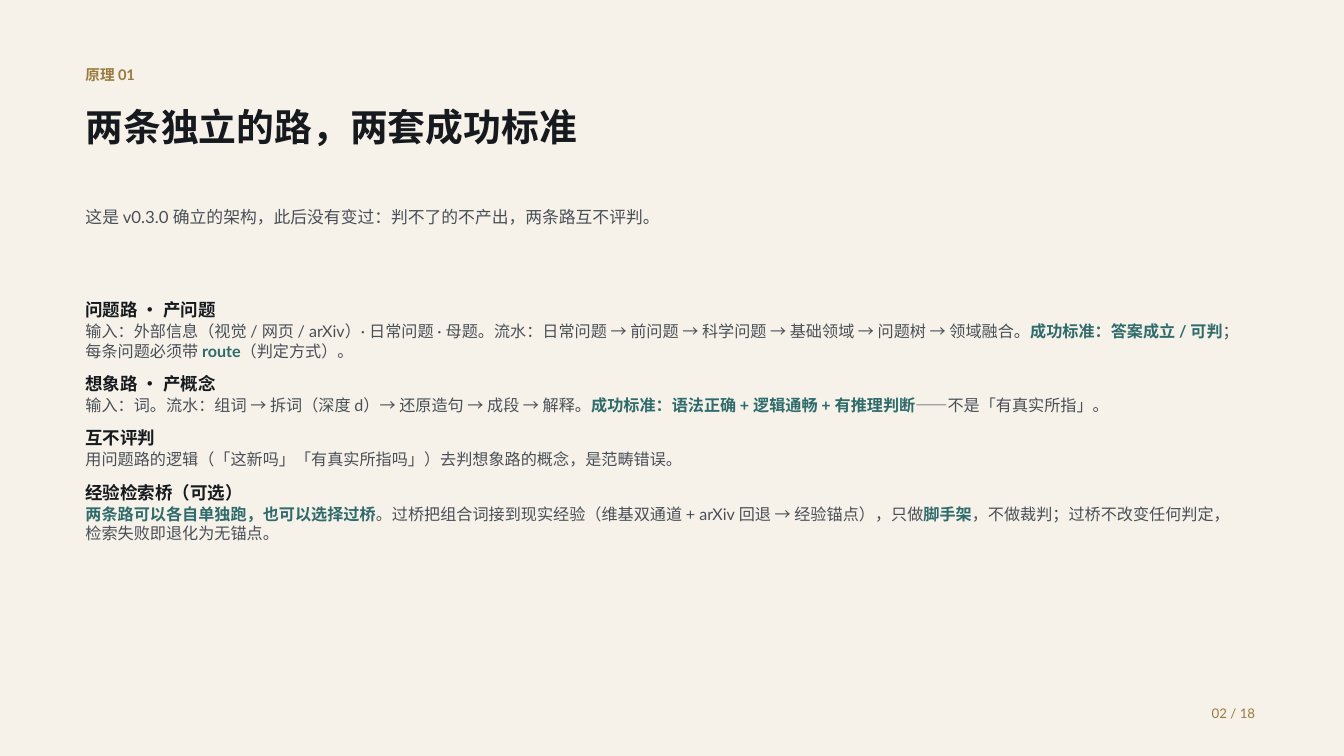
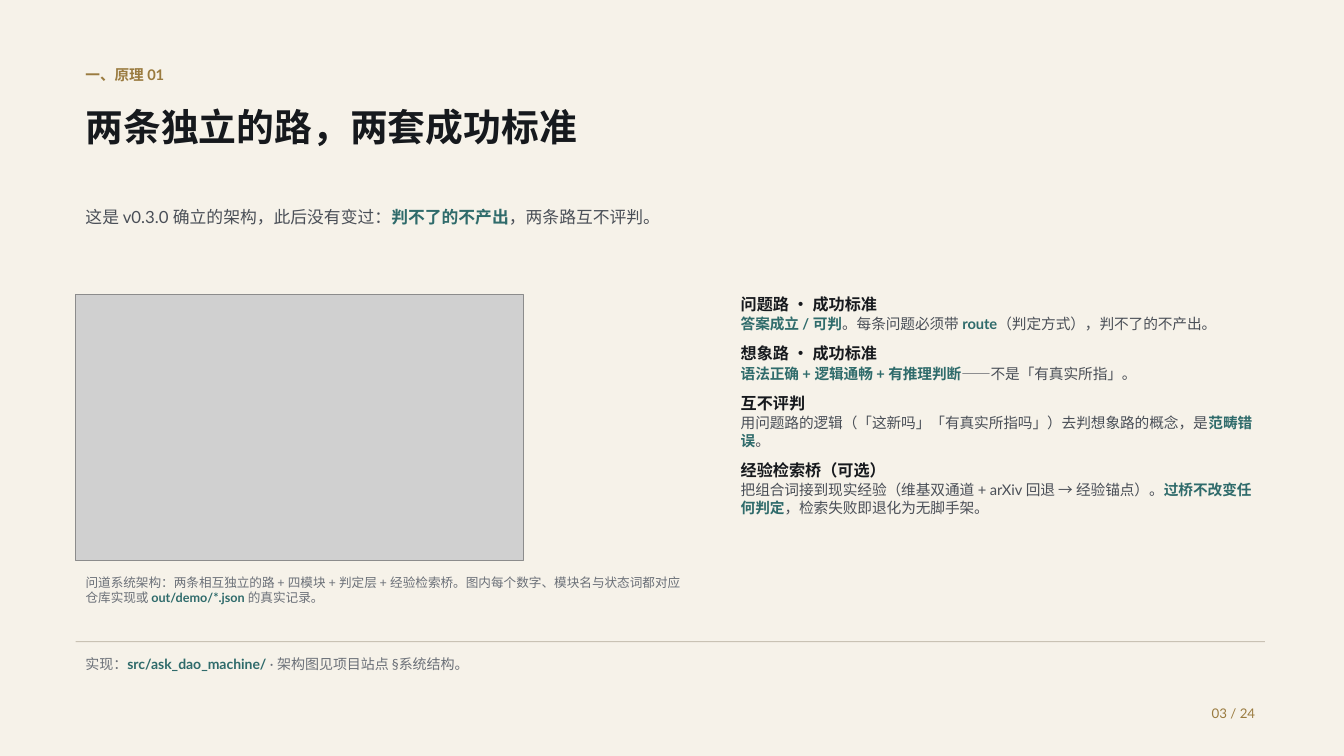
Before and after one commit to shikunpneg/ask-dao, a slide deck: slide 3 of docs/ppt/ask-dao-biomed-deck.pptx (slide 2 before the commit). Drawn at 1344x756 pixels with LibreOffice and Linux fonts; fonts in the diff are those of the drawing; grey boxes stand for pictures. Boxes give left, top, right and bottom in pixels: in the first picture for what was removed or moved away, otherwise in the second. Text is boxed around its words. In the diff, an @@ line names an element or a change of style, - is before the commit and + after.

Commit message:
PPT 按真实口径重做：真问句 + 新知识 + dao-v0.3 是提问微调模型（24 页）
用户指出三处我理解错了，已全部改到页面上：
1. 「真实的问题」要问句原文 —— 新增一页「机器提出的问题，长什么样」，
   三条方法学追问的 statement 直接从 out/biomed_demo/problems_paper.json 读，
   一字不改（spec 里不手写问句，防止复述走样）。
2. 「dao 模型在生物医学的实践」= dao-v 0.3 这个专门用来提问的微调模型，
   不是系统那一代。§3 重写为：RFT 后训练模型 + ModelScope studio 真实界面
   + 它现场生成的三个问句（原句）+ Holdout 0.7113 vs 0.6888（头对 3:2:7）
   + 两条能力边界（只做生物医学 / 只提问不判定）。
   原先「系统那一代」的内容（544 条 / 23 领域、15 进制裁决、想象路五步）
   移入 §4 扩展的实践。
3. 用用户给的三张真实图：studio 界面（§3）、系统架构图（§1）、道 logo（封面）。

封面按用户改写的文案重写（并修正「两种种」→「两种」）：
已有的 AI4S 生态擅长解决问题，但「问题从哪来」长期空缺。

新增 tools/deck_figs.py 里的白话版 E-value 图：不再画「HR vs E-value」两组条
让人自己对照，而是直接回答「要推翻这条结论，隐藏因素得多强」，
并把三条结论的强弱差别画出来（1.67 站得住 / 2.34 最稳 / 1.16 几乎站不住）。

正式交付文件改回规范名 docs/ppt/ask-dao-biomed-deck.{pptx,pdf}
（之前的 ask-dao-report.* 是 PowerPoint 占用时的临时名，已停止跟踪）。

```diff
--- a/docs/ppt/ask-dao-biomed-deck.pptx
+++ b/docs/ppt/ask-dao-biomed-deck.pptx
@@ text at <box>85,68,164,82</box>: text changed @@
-原理 01
+一、原理 01
@@ text "这是 v0.3.0 确立的架构，此后没有变过：判不了的不产出，两条路互不评判。" at <box>85,208,660,225</box>: text colour #4A4F57 to #2F6B6B, bold on in "确立的架构，此后没有变过：判不了的不产出，两条路互不评判。" @@
@@ picture added at <box>76,294,523,561</box> @@
@@ text "问题路 · 成功标准": place and size @@
-text "问题路 · 成功标准" at <box>85,298,1238,541</box>
+text "问题路 · 成功标准" at <box>741,294,1253,515</box>
@@ text at <box>741,294,1216,383</box>: text changed; size 11.5 to 10.5 pt; bold on @@
-问题路 · 产问题
-输入：外部信息（视觉 / 网页 / arXiv）· 日常问题 · 母题。流水：日常问题 → 前问题 → 科学问题 → 基础领域 → 问题树 → 领域融合。成功标准：答案成立 / 可判；每条问题必须带 route（判定方式）。
-想象路 · 产概念
-输入：词。流水：组词 → 拆词（深度 d）→ 还原造句 → 成段 → 解释。成功标准：语法正确 + 逻辑通畅 + 有推理判断——不是「有真实所指」。
+问题路 · 成功标准
+答案成立 / 可判。每条问题必须带 route（判定方式），判不了的不产出。
+想象路 · 成功标准
+语法正确 + 逻辑通畅 + 有推理判断——不是「有真实所指」。
@@ text at <box>741,395,1253,478</box>: size 12.5 to 11.5 pt in "互不评判", "经验检索桥（可选）"; size 11.5 to 10.5 pt, text colour #4A4F57 to #2F6B6B, bold on in "用问题路的逻辑（「这新吗」「有真实所指吗」）去判想象路的概念，是范畴错误。"; less space between paragraphs @@
@@ text at <box>741,482,1251,515</box>: text changed; size 11.5 to 10.5 pt @@
-两条路可以各自单独跑，也可以选择过桥。过桥把组合词接到现实经验（维基双通道 + arXiv 回退 → 经验锚点），只做脚手架，不做裁判；过桥不改变任何判定，检索失败即退化为无锚点。
+把组合词接到现实经验（维基双通道 + arXiv 回退 → 经验锚点）。过桥不改变任何判定，检索失败即退化为无脚手架。
@@ text added at <box>86,576,680,605</box>, 9 pt, text #6B7078 @@
+问道系统架构：两条相互独立的路 + 四模块 + 判定层 + 经验检索桥。图内每个数字、模块名与状态词都对应仓库实现或 out/demo/*.json 的真实记录。
@@ rectangle added at <box>76,641,1265,642</box>, fill #C9C2B4 @@
@@ text added at <box>85,657,469,671</box>, 10 pt, text #2F6B6B, bold @@
+实现：src/ask_dao_machine/ · 架构图见项目站点 §系统结构。
@@ text at <box>1212,708,1255,718</box>: text changed @@
-02 / 18
+03 / 24
```
Also in this commit, not shown: 13 other slides changed, 10 slides added, 4 slides removed, 37 other files.
